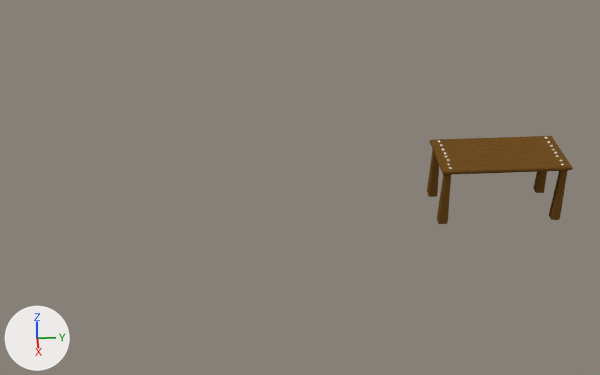
Renders of the Blender file Resources/Blender/Scenery/ModularDungeon/Dn_Tables.blend from each side of a commit.
The view is the same before and after, from a camera (50 mm lens) standing at (11.11, -3.84, 7.47) and looking at (0.07, -3.13, 0.52). Arrows for +X, +Y and +Z are at lower left; the lights stay in place. Mesh edges are drawn as thin lines on the coarser meshes.

Names of what the first picture shows: 'Dn_Table_1'.
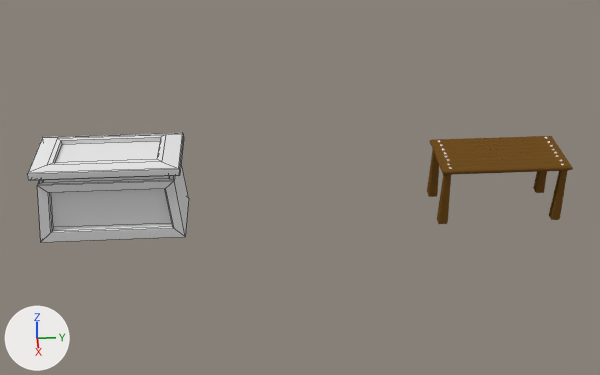
The newer file is also turned or shifted as a whole; pictures and numbers use the older file's frame.

What differs and where, as boxes [x1, y1, x2, y2] in the pictures (600 x 375 px):
'Dn_Thomb_1', added
    after: [27, 133, 189, 242]

The change, as a diff of the scene's bpy script:
```diff
--- a/Resources/Blender/Scenery/ModularDungeon/Dn_Tables.blend.py
+++ b/Resources/Blender/Scenery/ModularDungeon/Dn_Tables.blend.py
@@ mat_material_marble @@
+mat_material_marble = diffuse_material('Material.Marble')
+mat_material_marble.base_color = (0.8, 0.8, 0.8)  # white #e7e7e7
@@ me_dn_thomb_1 @@
+me_dn_thomb_1.from_pydata(...)  # 72 vertices, 70 faces; spans x -0.55..0.55, y -1.1..1.1, z 0.0..1.27
+me_dn_thomb_1.materials.append(mat_material_marble)  # its picture is missing
@@ ob_dn_thomb_1 @@
+ob_dn_thomb_1 = bpy.data.objects.new('Dn_Thomb_1', me_dn_thomb_1)
+ob_dn_thomb_1.location = (0.0, -6.03, 0.0)
```
